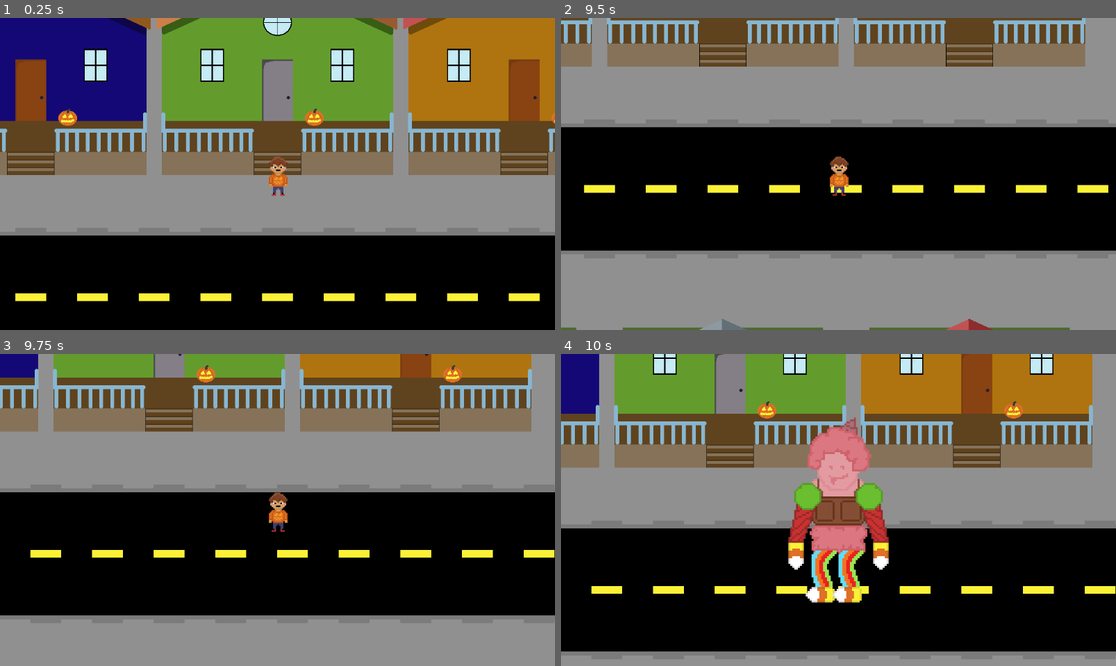
Above: before the commit, frames 1-4 (two rows, left to right).
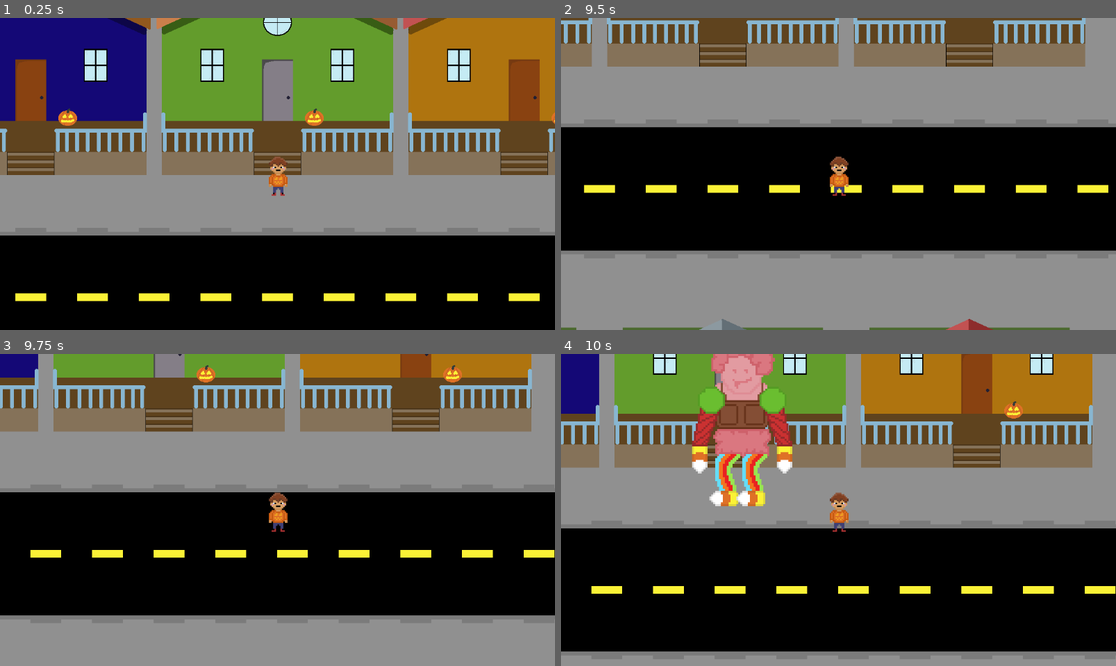
Above: after the commit, the same moments.

Repository: DepressoExpressoBoi/godot-wild-jam-masks
Game: Godot game, scene res://scenes/trick_or_treating.tscn
Same seed, same stepped clock (60 frames per second), same inputs: the game is played once before the commit and once after it.
Inputs:
- Up to frame 1 (0.25 s): no input
- Up to frame 2 (9.5 s): tap Enter at 0.5 s; hold Right (ui_right) 0.53-1.28 s; hold Down (ui_down) 1.28-2.03 s; hold Right (ui_right) 2.03-2.78 s; hold Up (ui_up) 2.78-3.53 s; hold Left (ui_left) 3.53-5.03 s; hold Down (ui_down) 5.03-5.78 s; hold Right (ui_right) 5.78-6.53 s; hold Up (ui_up) 6.53-7.28 s; hold Right (ui_right) 7.28-8.03 s; hold Down (ui_down) 8.03-8.78 s; hold Left (ui_left) from 8.78 s (still down)
- Up to frame 3 (9.75 s): release Left (ui_left) at 9.53 s; hold Up (ui_up) from 9.53 s (still down)
- Up to frame 4 (10 s): keep holding Up (ui_up)

Frames 1-3 are identical in both runs. In frame 4, 12% of the frame differs, in the area x 23-60%, y 0-80%.

Commit message:
Reorganizing scripts and making sure baddie spawns away

Diff:
--- a/scenes/licorice_baddie.tscn
+++ b/scenes/licorice_baddie.tscn
@@ -1,6 +1,6 @@
 [gd_scene load_steps=5 format=3 uid="uid://dhvgtrkb5bpxg"]
 
-[ext_resource type="Script" uid="uid://cyog0u6co6yhw" path="res://scripts/licorice_baddie.gd" id="1_045hx"]
+[ext_resource type="Script" uid="uid://cyog0u6co6yhw" path="res://scripts/houses_scripts/licorice_baddie.gd" id="1_045hx"]
 [ext_resource type="Texture2D" uid="uid://d2jn6g2jmcp2t" path="res://assets/licorice-baddie.png" id="1_miujr"]
 
 [sub_resource type="CapsuleShape2D" id="CapsuleShape2D_045hx"]
--- a/scenes/licorice_spawner.tscn
+++ b/scenes/licorice_spawner.tscn
@@ -1,6 +1,6 @@
 [gd_scene load_steps=2 format=3 uid="uid://e47yy2gsx3to"]
 
-[ext_resource type="Script" uid="uid://cs3akh2fljb0b" path="res://licorice_spawner.gd" id="1_i2ynb"]
+[ext_resource type="Script" uid="uid://cs3akh2fljb0b" path="res://scripts/houses_scripts/licorice_spawner.gd" id="1_i2ynb"]
 
 [node name="licorice_spawner" type="Node2D"]
 script = ExtResource("1_i2ynb")
--- a/scenes/player.tscn
+++ b/scenes/player.tscn
@@ -1,6 +1,6 @@
 [gd_scene load_steps=5 format=3 uid="uid://b6ahhyj0yp3gr"]
 
-[ext_resource type="Script" uid="uid://bu5fbda8nrcy3" path="res://scripts/player.gd" id="1_g2els"]
+[ext_resource type="Script" uid="uid://bu5fbda8nrcy3" path="res://scripts/houses_scripts/player.gd" id="1_g2els"]
 [ext_resource type="Texture2D" uid="uid://3v5x3f7b6ljp" path="res://assets/player.png" id="2_g2els"]
 
 [sub_resource type="CapsuleShape2D" id="CapsuleShape2D_g2els"]
--- a/scenes/trick_or_treating.tscn
+++ b/scenes/trick_or_treating.tscn
@@ -2,7 +2,7 @@
 
 [ext_resource type="PackedScene" uid="uid://b6ahhyj0yp3gr" path="res://scenes/player.tscn" id="1_2x1s7"]
 [ext_resource type="Texture2D" uid="uid://bjrok00644gge" path="res://assets/street-tilesheet.png" id="1_at1jq"]
-[ext_resource type="Script" uid="uid://bct2b6bxbn5a4" path="res://scripts/street_generation.gd" id="2_vjgaj"]
+[ext_resource type="Script" uid="uid://bct2b6bxbn5a4" path="res://scripts/houses_scripts/street_generation.gd" id="2_vjgaj"]
 [ext_resource type="Texture2D" uid="uid://b1ebct6y6mq3b" path="res://assets/house-tilesheet.png" id="3_ot07f"]
 [ext_resource type="PackedScene" uid="uid://e47yy2gsx3to" path="res://scenes/licorice_spawner.tscn" id="6_edevf"]
 
--- a/licorice_spawner.gd
+++ b/scripts/houses_scripts/licorice_spawner.gd
@@ -8,6 +8,6 @@
 func _on_timer_timeout():
 	var licorice_baddie = licorice_baddie_scene.instantiate()
 
-	licorice_baddie.position = player.position
+	licorice_baddie.position = player.position - Vector2(200, 200)
 
 	main.add_child(licorice_baddie)
Renamed: scripts/empty.gd -> scripts/houses_scripts/empty.gd
Renamed: scripts/empty.gd.uid -> scripts/houses_scripts/empty.gd.uid
Renamed: scripts/licorice_baddie.gd -> scripts/houses_scripts/licorice_baddie.gd
Renamed: scripts/licorice_baddie.gd.uid -> scripts/houses_scripts/licorice_baddie.gd.uid
Renamed: licorice_spawner.gd.uid -> scripts/houses_scripts/licorice_spawner.gd.uid
Renamed: scripts/player.gd -> scripts/houses_scripts/player.gd
Renamed: scripts/player.gd.uid -> scripts/houses_scripts/player.gd.uid
Renamed: scripts/street_generation.gd -> scripts/houses_scripts/street_generation.gd
Renamed: scripts/street_generation.gd.uid -> scripts/houses_scripts/street_generation.gd.uid
